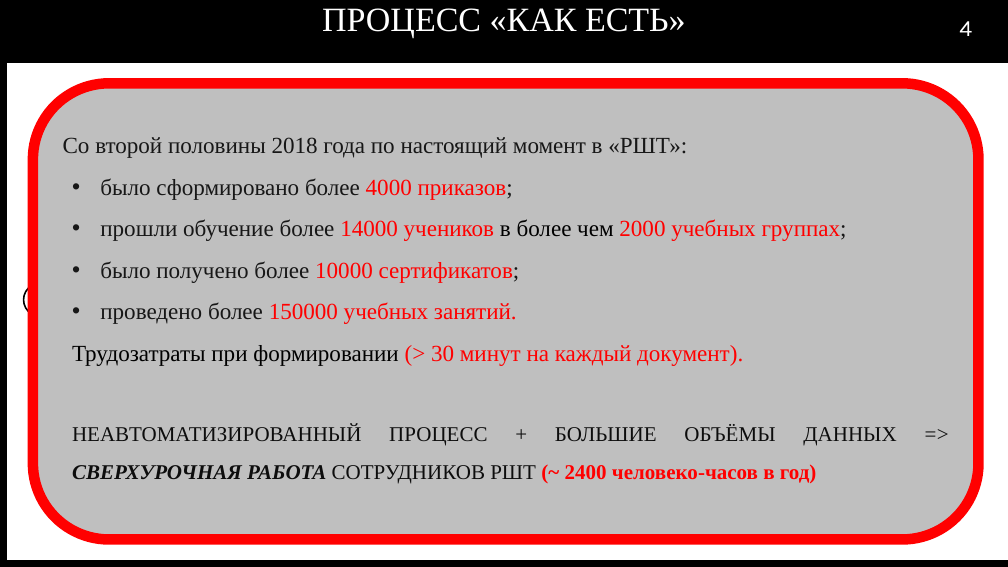
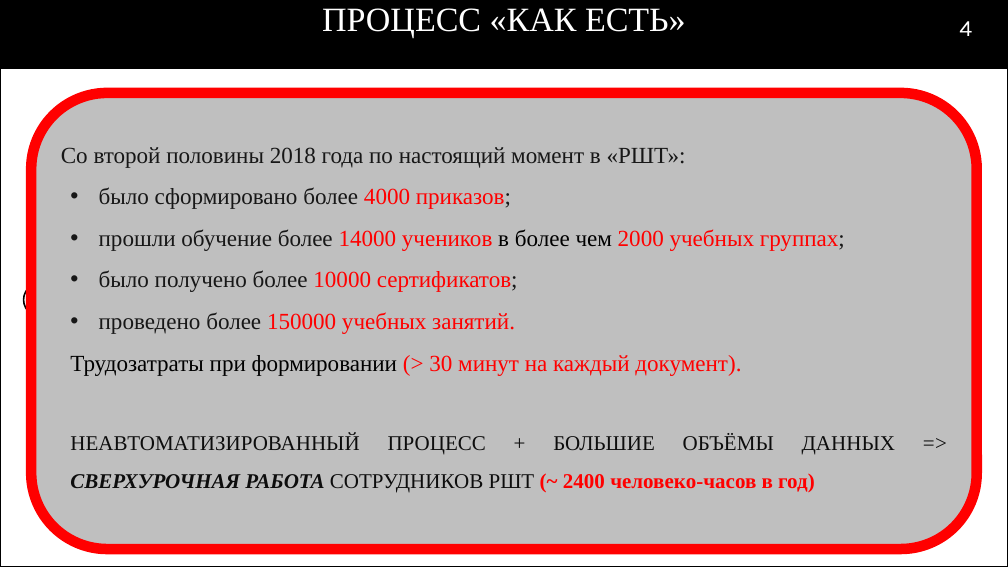
Before and after one commit to RAdKuzur/ASTU, a slide deck: slide 4 of Дипломная работа/Консультации Хоменко/Презентация v5.0 .pptx. Drawn at 1008x567 pixels with LibreOffice and Linux fonts; fonts in the diff are those of the drawing; background and template pictures are left out. Boxes give left, top, right and bottom in pixels: in the first picture for what was removed or moved away, otherwise in the second. Text is boxed around its words. In the diff, an @@ line names an element or a change of style, - is before the commit and + after.

```diff
--- a/Дипломная работа/Консультации Хоменко/Презентация v5.0 .pptx
+++ b/Дипломная работа/Консультации Хоменко/Презентация v5.0 .pptx
@@ rectangle: place and size @@
-rectangle at box(6, 62, 1008, 561)
+rectangle at box(0, 68, 1008, 567)
@@ rounded rectangle "Со второй половины 2018 года ...": place and size @@
-rounded rectangle "Со второй половины 2018 года ..." at box(33, 83, 979, 539)
+rounded rectangle "Со второй половины 2018 года ..." at box(31, 93, 977, 549)
```
Also in this commit, not shown: 2 other slides changed, 1 other file.
